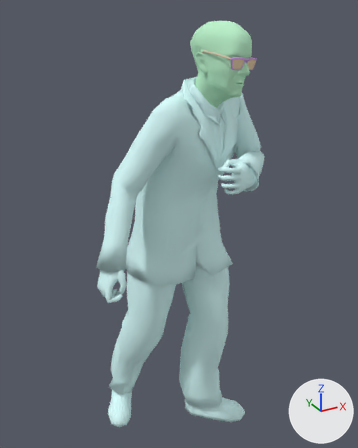
Before and after pictures for a commit that changed the Blender file Thirdperson/single/blocked_idle_shield_single.blend.
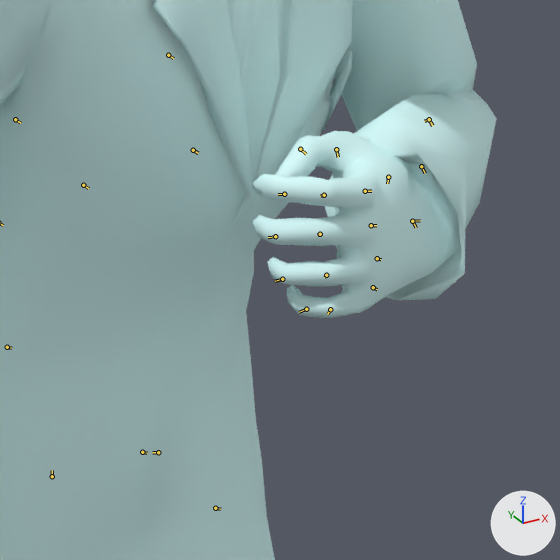
There are two pictures of each version: one whole from a camera (50 mm lens) standing at (-35.9, -65.6, 71.3) and looking at (-0.1, -0.7, 38.9), one close up on the part from 47% to 77% of the width and 30% to 54% of the height. Arrows for +X, +Y and +Z are at lower right; the lights stay in place. Both versions are drawn at frame 0 of the action 'blocked_idle_shield_single'; the numbers are the values there. The bones that bend it are drawn over the model as lines in the close-ups.

In view in the first close-up: 'Kleiner_reference'.
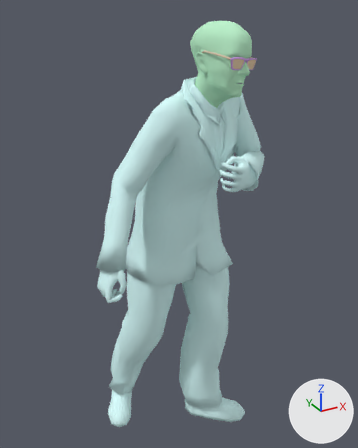
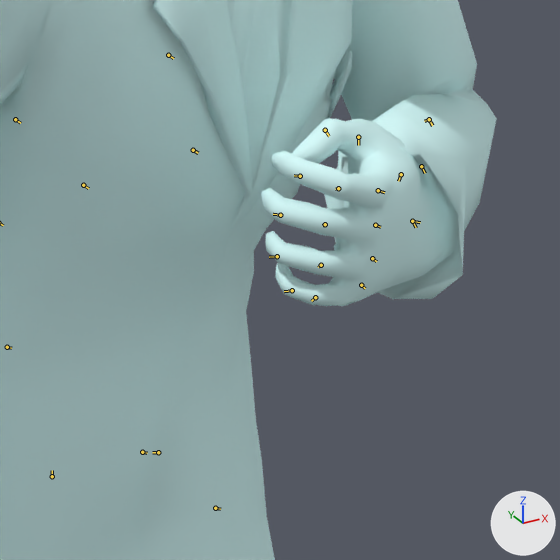
Changed parts and their boxes [x1, y1, x2, y2] in the close-ups (560 x 560 px):
'Kleiner_reference', posed: [0, 0, 497, 560] in both
bone 'ValveBiped.Bip01_L_Hand', root to tip: before (412, 221) to (420, 220); after (412, 221) to (420, 222)

Diff of the bpy script that builds the scene:
```diff
--- a/Thirdperson/single/blocked_idle_shield_single.blend.py
+++ b/Thirdperson/single/blocked_idle_shield_single.blend.py
@@ bone_valvebiped_bip01_l_hand @@
 bone_valvebiped_bip01_l_hand = bpy.data.objects['Kleiner_reference_skeleton'].pose.bones['ValveBiped.Bip01_L_Hand']  # child of 'ValveBiped.Bip01_L_Forearm'
-bone_valvebiped_bip01_l_hand.rotation_euler = (-0.0524, -0.105, -0.506)  # degrees (-3, -6, -29)
+bone_valvebiped_bip01_l_hand.rotation_euler = (-0.314, -0.105, -0.506)  # degrees (-18, -6, -29)
```
